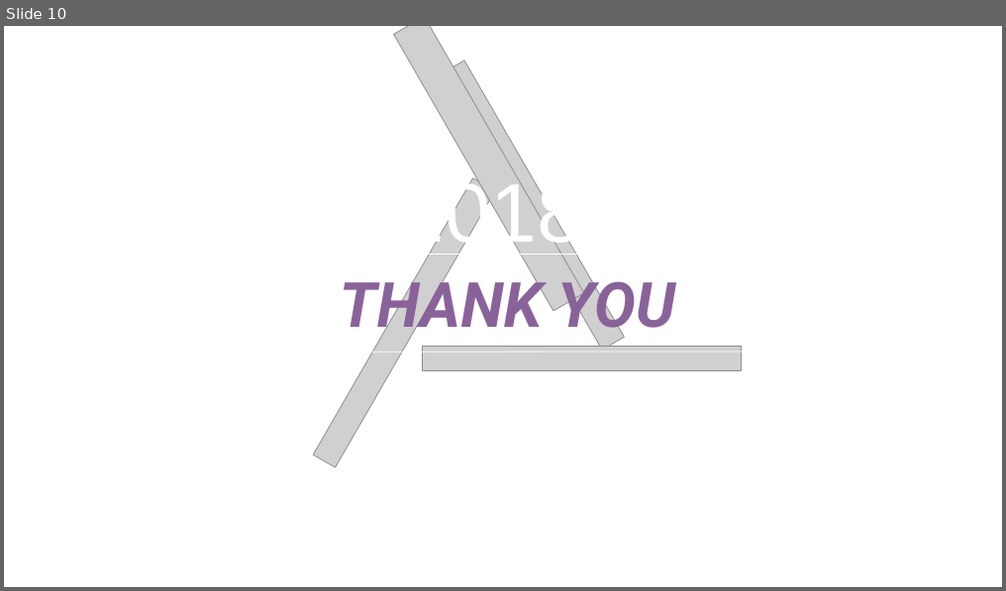
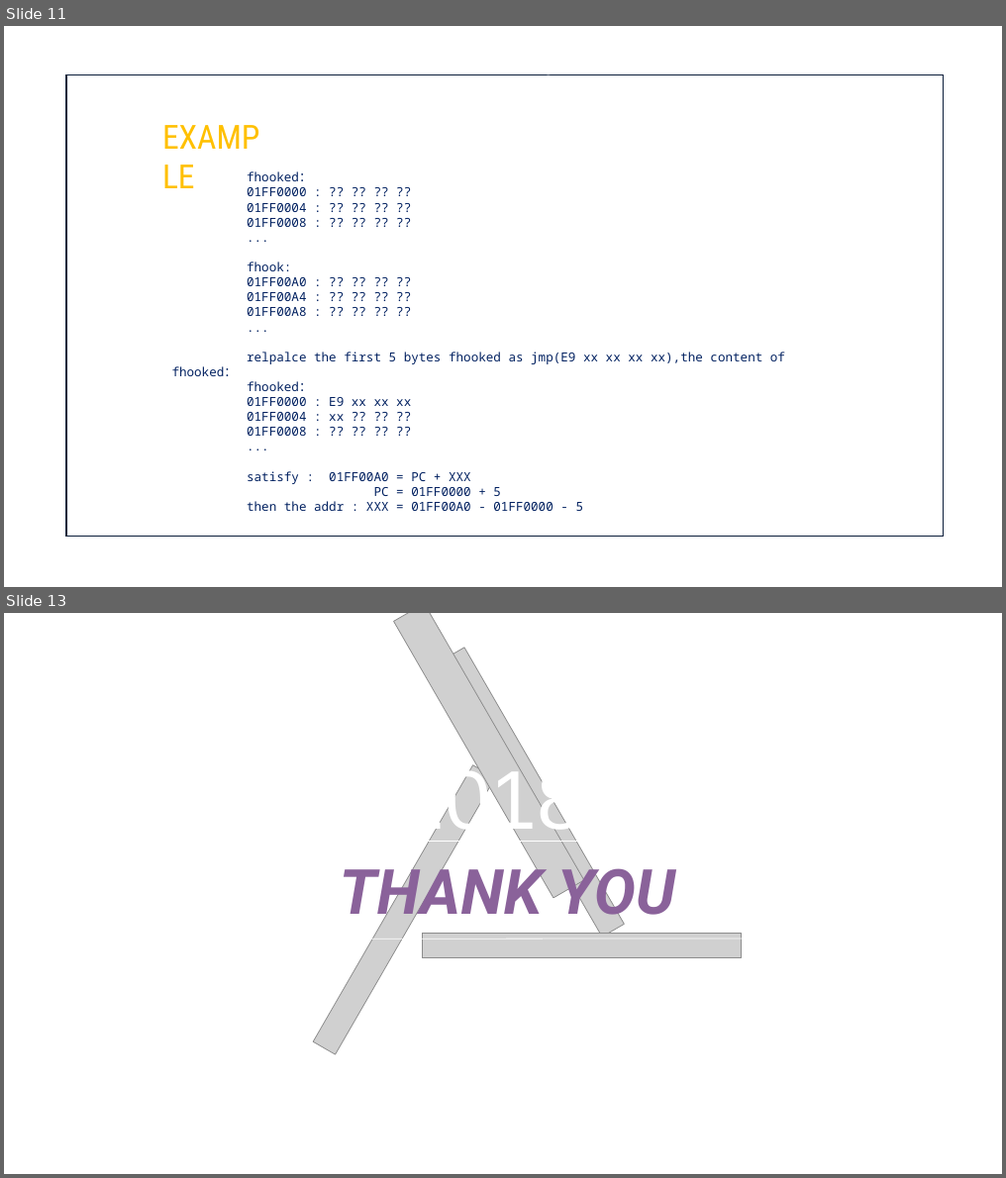
Before and after one commit to Jasey/hook, a slide deck: APIHOOK/GameHack.pptx. Shown one above the other, each under a label of ours: slide 10 before the commit, slides 11 and 13 after it; the slides between them are not shown. The pictures are 1006x591 and 1006x1178 pixels, drawn with LibreOffice and Linux fonts; fonts in the diff are those of the drawing; grey boxes stand for pictures; background and template pictures are left out. Boxes give left, top, right and bottom in pixels: in the first picture for what was removed or moved away, otherwise in the second. Text is boxed around its words. In the diff, an @@ line names an element or a change of style, - is before the commit and + after.

```diff
--- a/APIHOOK/GameHack.pptx
+++ b/APIHOOK/GameHack.pptx
@@ slide 11 added at box(4, 26, 1002, 587), background picture (left out) @@
@@ rectangle added at box(66, 76, 943, 537), fill #FFFFFF at 80% opacity, outline #0A1E3A 1 pt @@
@@ text added at box(392, 75, 556, 76), 24 pt, text #FFFFFF, bold @@
+Game Hacking
@@ text added at box(155, 112, 282, 160), 32 pt, text #FFC000 @@
+EXAMPLE
@@ text added at box(247, 172, 785, 511), 12 pt, text #002060 @@
+fhooked：
+01FF0000 : ?? ?? ?? ??
+01FF0004 : ?? ?? ?? ??
+01FF0008 : ?? ?? ?? ??
+...
+fhook:
+01FF00A0 : ?? ?? ?? ??
+01FF00A4 : ?? ?? ?? ??
+01FF00A8 : ?? ?? ?? ??
+...
+relpalce the first 5 bytes fhooked as jmp(E9 xx xx xx xx),the content of fhooked：
+fhooked：
+01FF0000 : E9 xx xx xx
+01FF0004 : xx ?? ?? ??
+01FF0008 : ?? ?? ?? ??
+...
+satisfy : 01FF00A0 = PC + XXX
+PC = 01FF0000 + 5
+then the addr : XXX = 01FF00A0 - 01FF0000 - 5
@@ what was slide 10 is now slide 13 @@
```
Also in this commit, not shown: 2 slides changed, 2 other slides added.
